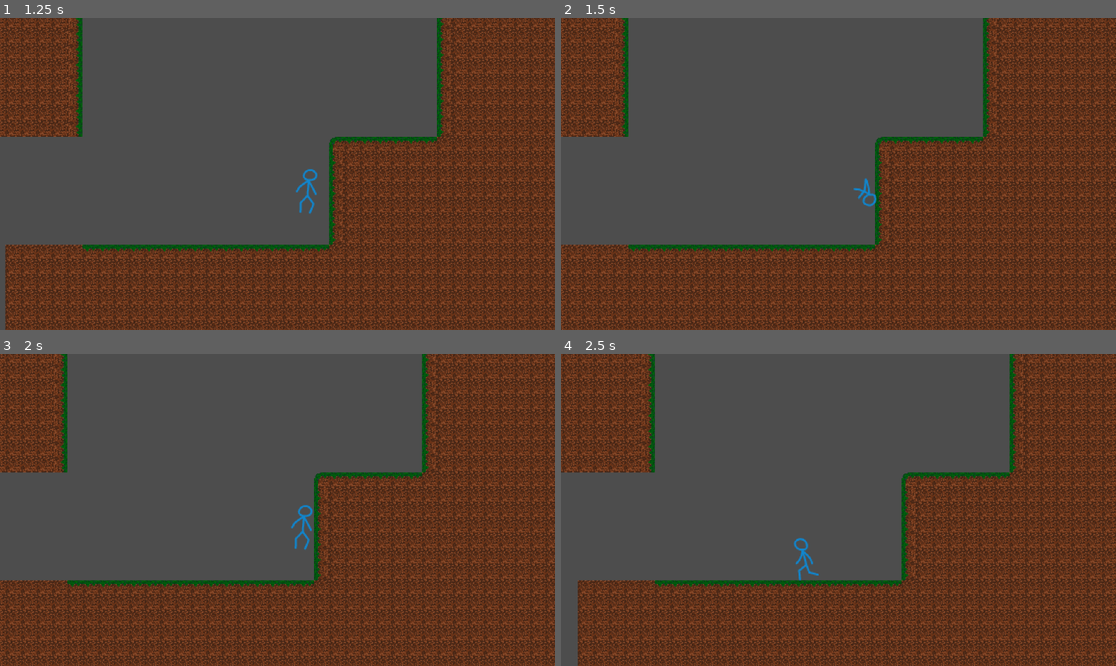
Above: before the commit, frames 1-4 (two rows, left to right).
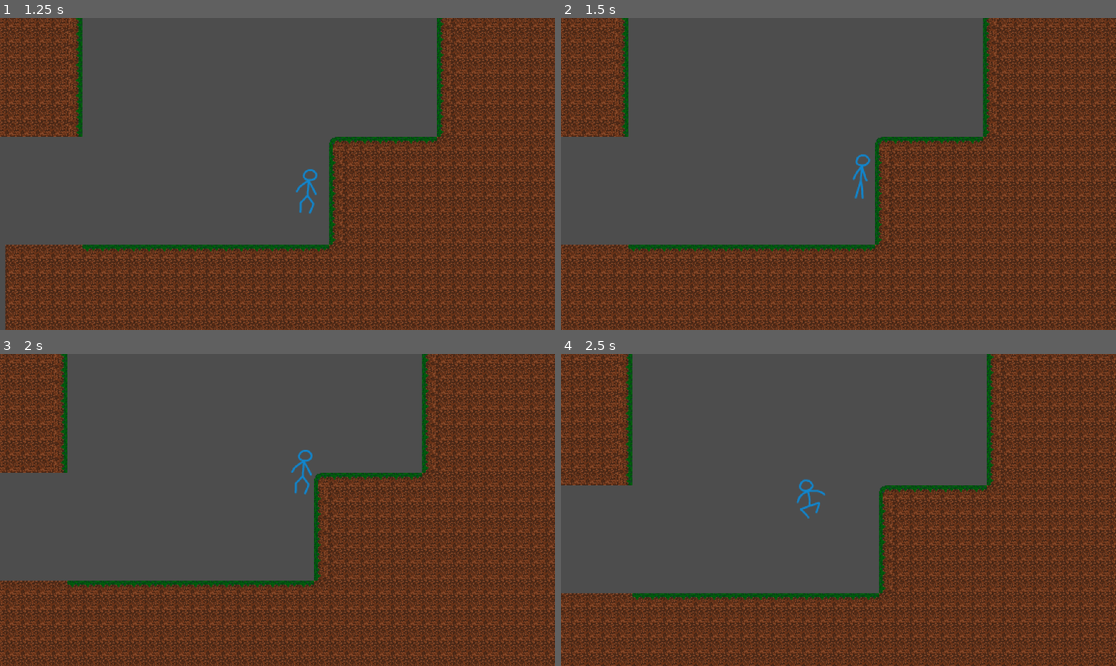
Above: after the commit, the same moments.

Repository: ld000/silksong_tutorial
Game: Godot game, scene res://assets/scenes/levels/pixel_level.tscn
Same seed, same stepped clock (60 frames per second), same inputs: the game is played once before the commit and once after it. This scene is started directly instead of the project's main scene.
Inputs:
- Up to frame 1 (1.25 s): hold Right (move_right) from 0.53 s (still down); tap Space (jump) at 0.6, 0.77, 1.07 s
- Up to frame 2 (1.5 s): keep holding Right (move_right); tap Space (jump) at 1.35 s
- Up to frame 3 (2 s): keep holding Right (move_right); tap Space (jump) at 1.52, 1.82 s
- Up to frame 4 (2.5 s): release Right (move_right) at 2.03 s; hold Left (move_left) from 2.03 s (still down); tap Space (jump) at 2.1 s

Frame 1 is identical in both runs. In frame 2, 0.3% of the frame differs, in the area x 52-57%, y 43-61%; in frame 3, 9.6%; in frame 4, 30%, in the area x 0-100%, y 0-100%.

Commit message:
Add wall slide and wall jump mechanics
Co-Authored-By: Claude Sonnet 4.6 <noreply@anthropic.com>

Diff:
--- a/assets/prefabs/player/player_controller(pixel).tscn
+++ b/assets/prefabs/player/player_controller(pixel).tscn
@@ -512,3 +512,8 @@
 unique_name_in_owner = true
 position = Vector2(-17, 24)
 target_position = Vector2(0, -50)
+
+[node name="WallSlideRayCast" type="RayCast2D" parent="." unique_id=262712565]
+unique_name_in_owner = true
+position = Vector2(0, -11)
+target_position = Vector2(14, 0)
--- a/assets/scripts/player/player_controller(pixel).gd
+++ b/assets/scripts/player/player_controller(pixel).gd
@@ -8,6 +8,11 @@
 	FLOAT,
 	LEDGE_CLIMB,
 	LEDGE_JUMP,
+	WALL_SLIDE,
+	WALL_JUMP,
+	WALL_CLIMB,
+	DASH,
+	TURNING,
 }
 
 const FALL_GRAVITY := 1500.0
@@ -19,6 +24,10 @@
 const FLOAT_GRAVITY := 200.0
 const FLOAT_VELOCITY := 100.0
 const LEDGE_JUMP_VELOCITY := -500.0
+const WALL_SLIDE_GRAVITY = 300.0
+const WALL_SLIDE_VELOCITY = 500.0
+const WALL_JUMP_LENGTH := 30.0
+const WALL_JUMP_VELOCITY := -500.0
 
 @onready var animated_sprite: AnimatedSprite2D = %AnimatedSprite
 @onready var coyote_timer: Timer = %CoyoteTimer
@@ -26,10 +35,12 @@
 @onready var player_collider: CollisionShape2D = %PlayerCollider
 @onready var ledge_climb_ray_cast: RayCast2D = %LedgeClimbRayCast
 @onready var ledge_space_ray_cast: RayCast2D = %LedgeSpaceRayCast
+@onready var wall_slide_ray_cast: RayCast2D = %WallSlideRayCast
 
 var active_state := STATE.FALL
 var can_double_jump := false
 var facing_direction := 1.0
+var saved_position := Vector2.ZERO
 
 func _ready() -> void:
 	switch_state(active_state)
@@ -79,6 +90,17 @@
 		STATE.LEDGE_JUMP:
 			animated_sprite.play("double_jump")
 			velocity.y = LEDGE_JUMP_VELOCITY
+
+		STATE.WALL_SLIDE:
+			animated_sprite.play("wall_slide")
+			velocity.y = 0
+			can_double_jump = true
+
+		STATE.WALL_JUMP:
+			animated_sprite.play("jump")
+			velocity.y = WALL_JUMP_VELOCITY
+			set_facing_direction(-facing_direction)
+			saved_position = position
 
 func process_state(delta: float) -> void:
 	match active_state:
@@ -97,6 +119,8 @@
 					switch_state(STATE.FLOAT)
 			elif is_input_toward_facing() and is_ledge() and is_space():
 				switch_state(STATE.LEDGE_CLIMB)
+			elif is_input_toward_facing() and can_wall_slide():
+				switch_state(STATE.WALL_SLIDE)
 
 		STATE.FLOOR:
 			if Input.get_axis("move_left", "move_right"):
@@ -110,9 +134,17 @@
 			elif Input.is_action_just_pressed("jump"):
 				switch_state(STATE.JUMP)
 
-		STATE.JUMP, STATE.DOUBLE_JUMP, STATE.LEDGE_JUMP:
+		STATE.JUMP, STATE.DOUBLE_JUMP, STATE.LEDGE_JUMP, STATE.WALL_JUMP:
 			velocity.y = move_toward(velocity.y, 0, JUMP_DECELERATION * delta)
-			handle_movement()
+			if active_state == STATE.WALL_JUMP:
+				var distance := absf(position.x - saved_position.x)
+				if distance >= WALL_JUMP_LENGTH or can_wall_slide():
+					active_state = STATE.JUMP
+				else:
+					handle_movement(facing_direction)
+
+			if active_state != STATE.WALL_JUMP:
+				handle_movement()
 
 			if Input.is_action_just_released("jump") or velocity.y >0:
 				velocity.y = 0
@@ -129,6 +161,8 @@
 				switch_state(STATE.FALL)
 			elif is_input_toward_facing() and is_ledge() and is_space():
 				switch_state(STATE.LEDGE_CLIMB)
+			elif is_input_toward_facing() and can_wall_slide():
+				switch_state(STATE.WALL_SLIDE)
 
 		STATE.LEDGE_CLIMB:
 			if not animated_sprite.is_playing():
@@ -144,15 +178,35 @@
 				position += offset
 				switch_state(STATE.LEDGE_JUMP)
 
-func handle_movement() -> void:
-	var input_direction := signf(Input.get_axis("move_left", "move_right"))
-	if input_direction:
-		animated_sprite.flip_h = input_direction < 0
-		facing_direction = input_direction
-		ledge_climb_ray_cast.position.x = input_direction * absf(ledge_climb_ray_cast.position.x)
-		ledge_climb_ray_cast.target_position.x = input_direction * absf(ledge_climb_ray_cast.target_position.x)
+		STATE.WALL_SLIDE:
+			velocity.y = move_toward(velocity.y, WALL_SLIDE_VELOCITY, WALL_SLIDE_GRAVITY * delta)
+			handle_movement()
+
+			if is_on_floor():
+				switch_state(STATE.FLOOR)
+			elif is_ledge() and is_space():
+				switch_state(STATE.LEDGE_CLIMB)
+			elif not can_wall_slide():
+				switch_state(STATE.FALL)
+			elif Input.is_action_just_pressed("jump"):
+				switch_state(STATE.WALL_JUMP)
+
+func handle_movement(input_direction: float = 0) -> void:
+	if input_direction == 0:
+		input_direction = signf(Input.get_axis("move_left", "move_right"))
+	set_facing_direction(input_direction)
+	velocity.x = input_direction * WALK_VELOCITY
+
+func set_facing_direction(direction: float) -> void:
+	if direction:
+		animated_sprite.flip_h = direction < 0
+		facing_direction = direction
+		ledge_climb_ray_cast.position.x = direction * absf(ledge_climb_ray_cast.position.x)
+		ledge_climb_ray_cast.target_position.x = direction * absf(ledge_climb_ray_cast.target_position.x)
 		ledge_climb_ray_cast.force_raycast_update()
-	velocity.x = input_direction * WALK_VELOCITY
+		wall_slide_ray_cast.position.x = direction * absf(wall_slide_ray_cast.position.x)
+		wall_slide_ray_cast.target_position.x = direction * absf(wall_slide_ray_cast.target_position.x)
+		wall_slide_ray_cast.force_raycast_update()
 
 func is_input_toward_facing() -> bool:
 	return signf(Input.get_axis("move_left", "move_right")) == facing_direction
@@ -174,3 +228,6 @@
 	if shape is RectangleShape2D:
 		return Vector2(shape.size.x, -shape.size.y * 0.5)
 	return Vector2.ZERO
+
+func can_wall_slide() -> bool:
+	return is_on_wall_only() and wall_slide_ray_cast.is_colliding()
